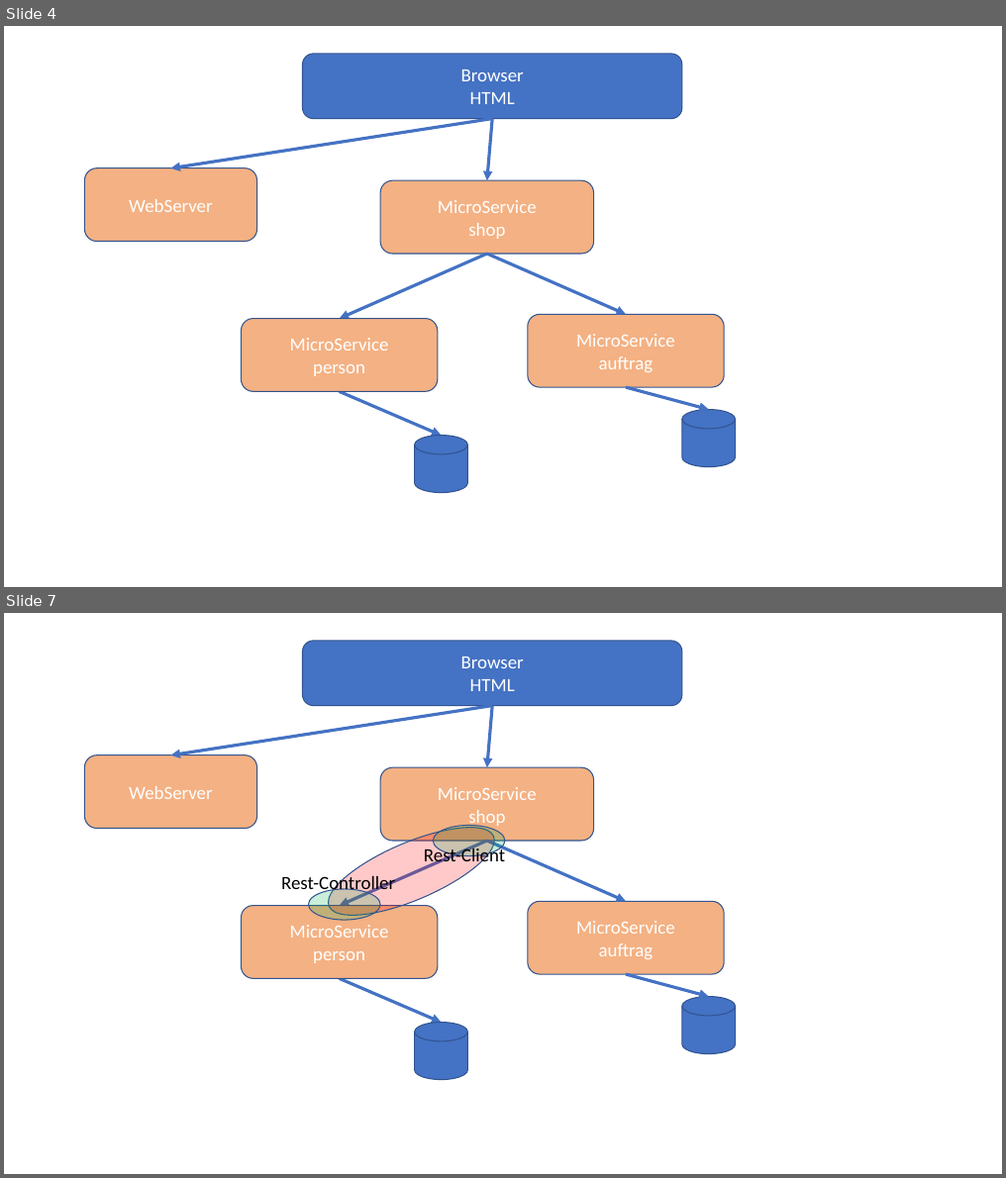
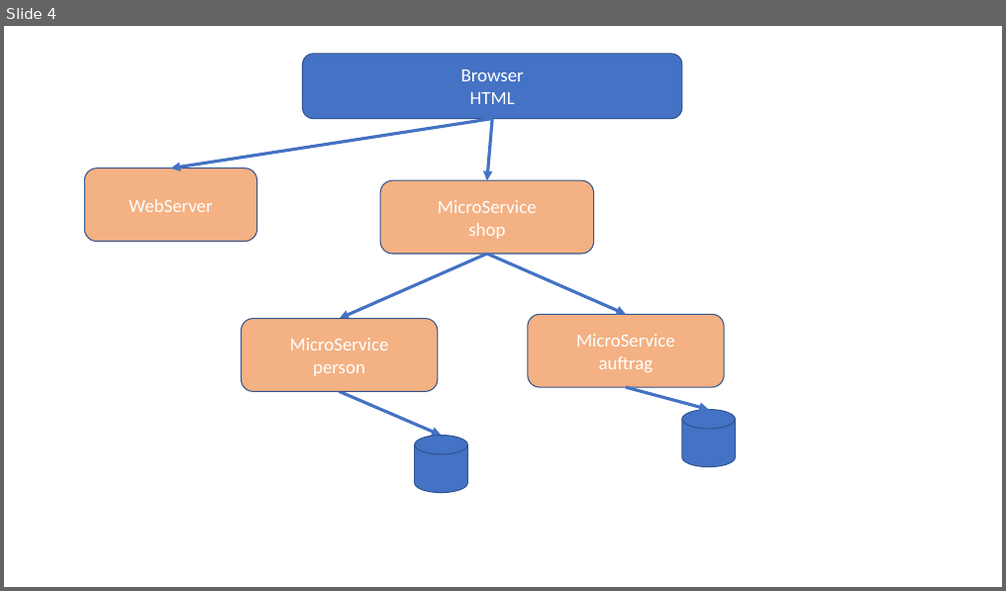
Before and after one commit to igeldo/PR4-SoSe23, a slide deck: Architektur.pptx. Shown one above the other, each under a label of ours: slides 4 and 7 before the commit, slide 4 after it; the slides between them are not shown. The pictures are 1006x1178 and 1006x591 pixels, drawn with LibreOffice and Linux fonts; fonts in the diff are those of the drawing. Boxes give left, top, right and bottom in pixels: in the first picture for what was removed or moved away, otherwise in the second. Text is boxed around its words. In the diff, an @@ line names an element or a change of style, - is before the commit and + after.

```diff
--- a/Architektur.pptx
+++ b/Architektur.pptx
@@ slide 7 removed at [4,613,1002,1174], background #FFFFFF @@
@@ rounded rectangle removed at [303,641,682,706] @@
-Browser
-HTML
@@ arrow removed from (492, 706) to (171, 756) @@
@@ arrow removed from (492, 706) to (487, 768) @@
@@ rounded rectangle removed at [85,756,257,829] @@
-WebServer
@@ rounded rectangle removed at [380,768,594,842] @@
-MicroService
-shop
@@ ellipse removed at [318,810,505,933] @@
@@ arrow removed from (487, 841) to (340, 906) @@
@@ text removed at [424,847,505,867] @@
-Rest-Client
@@ ellipse removed at [433,826,505,857] @@
@@ arrow removed from (487, 841) to (626, 901) @@
@@ text removed at [281,873,395,894] @@
-Rest-Controller
@@ rounded rectangle removed at [242,906,438,979] @@
-MicroService
-person
@@ ellipse removed at [309,889,380,920] @@
@@ rounded rectangle removed at [528,901,724,974] @@
-MicroService
-auftrag
@@ arrow removed from (340, 979) to (442, 1023) @@
@@ arrow removed from (626, 974) to (709, 997) @@
@@ cylinder removed at [682,997,736,1055] @@
@@ cylinder removed at [414,1023,467,1080] @@
```
Also in this commit, not shown: 2 other slides removed, 2 other files.
